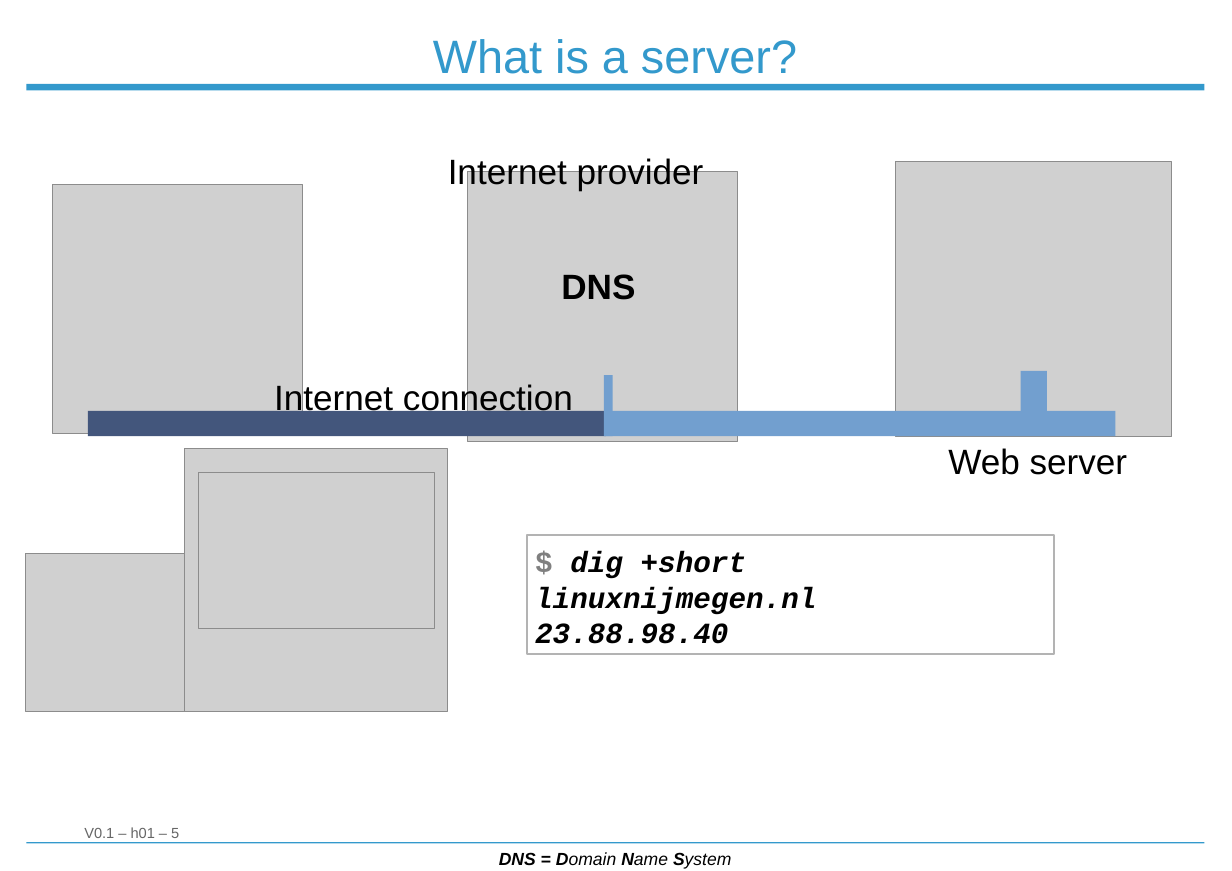
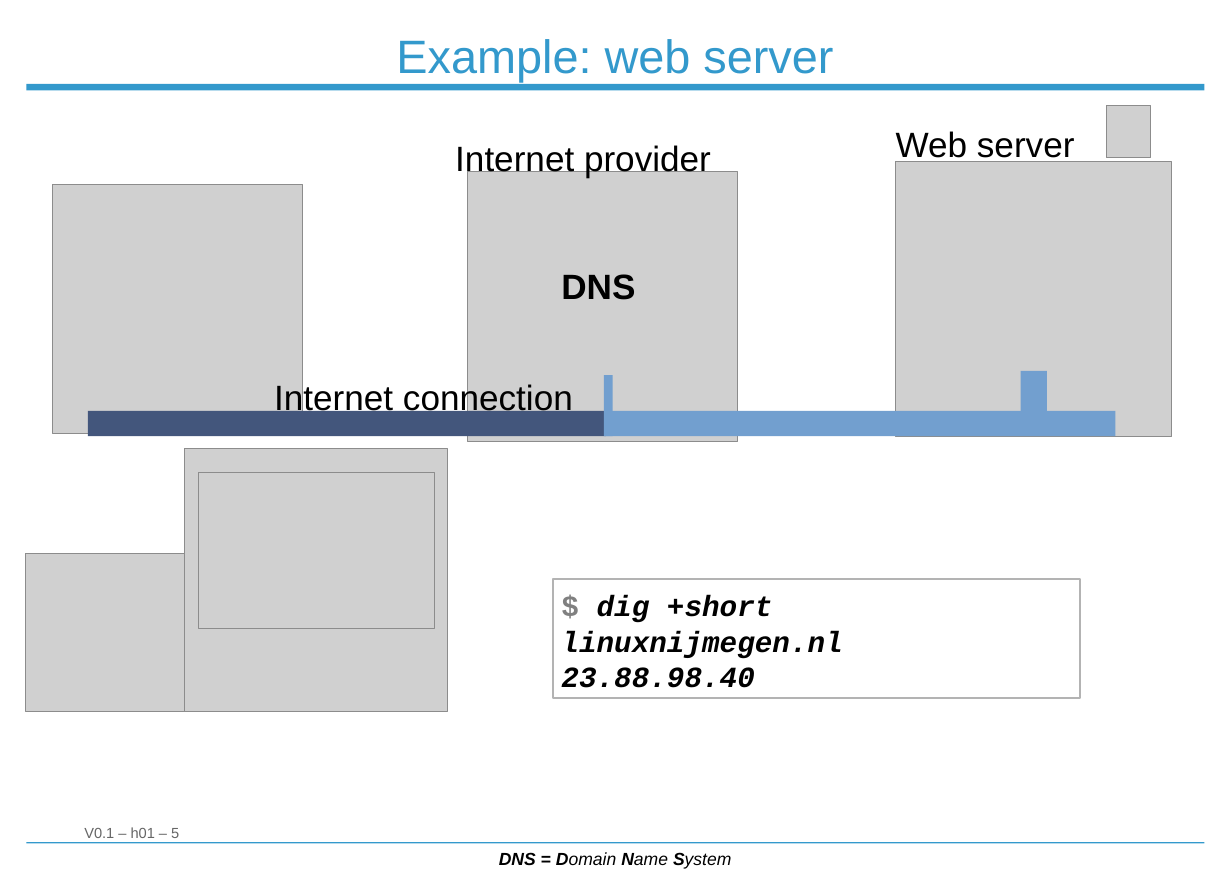
Before and after one commit to Strobodov/workshop_linux_server, a slide deck: slide 5 of Workshop_Linux_Server_101.odp. Drawn at 1232x871 pixels with LibreOffice and Linux fonts; fonts in the diff are those of the drawing; grey boxes stand for pictures; background and template pictures are left out. Boxes give left, top, right and bottom in pixels: in the first picture for what was removed or moved away, otherwise in the second. Text is boxed around its words. In the diff, an @@ line names an element or a change of style, - is before the commit and + after.

```diff
--- a/Workshop_Linux_Server_101.odp
+++ b/Workshop_Linux_Server_101.odp
@@ title at box(396, 39, 833, 82): text changed @@
-What is a server?
+Example: web server
@@ picture added at box(1107, 105, 1151, 158) @@
@@ text "Internet provider": place and size @@
-text "Internet provider" at box(448, 155, 704, 190)
+text "Internet provider" at box(455, 145, 711, 178)
@@ text "Web server" rewrapped from box(948, 448, 1128, 475) to box(896, 131, 1075, 164) @@
@@ rectangle "$ dig +short linuxnijmegen.nl": place and size @@
-rectangle "$ dig +short linuxnijmegen.nl" at box(527, 535, 1054, 654)
+rectangle "$ dig +short linuxnijmegen.nl" at box(553, 580, 1080, 699)
```
Also in this commit, not shown: 11 other slides changed, 8 slides added, 1 slide removed, 6 other files.
